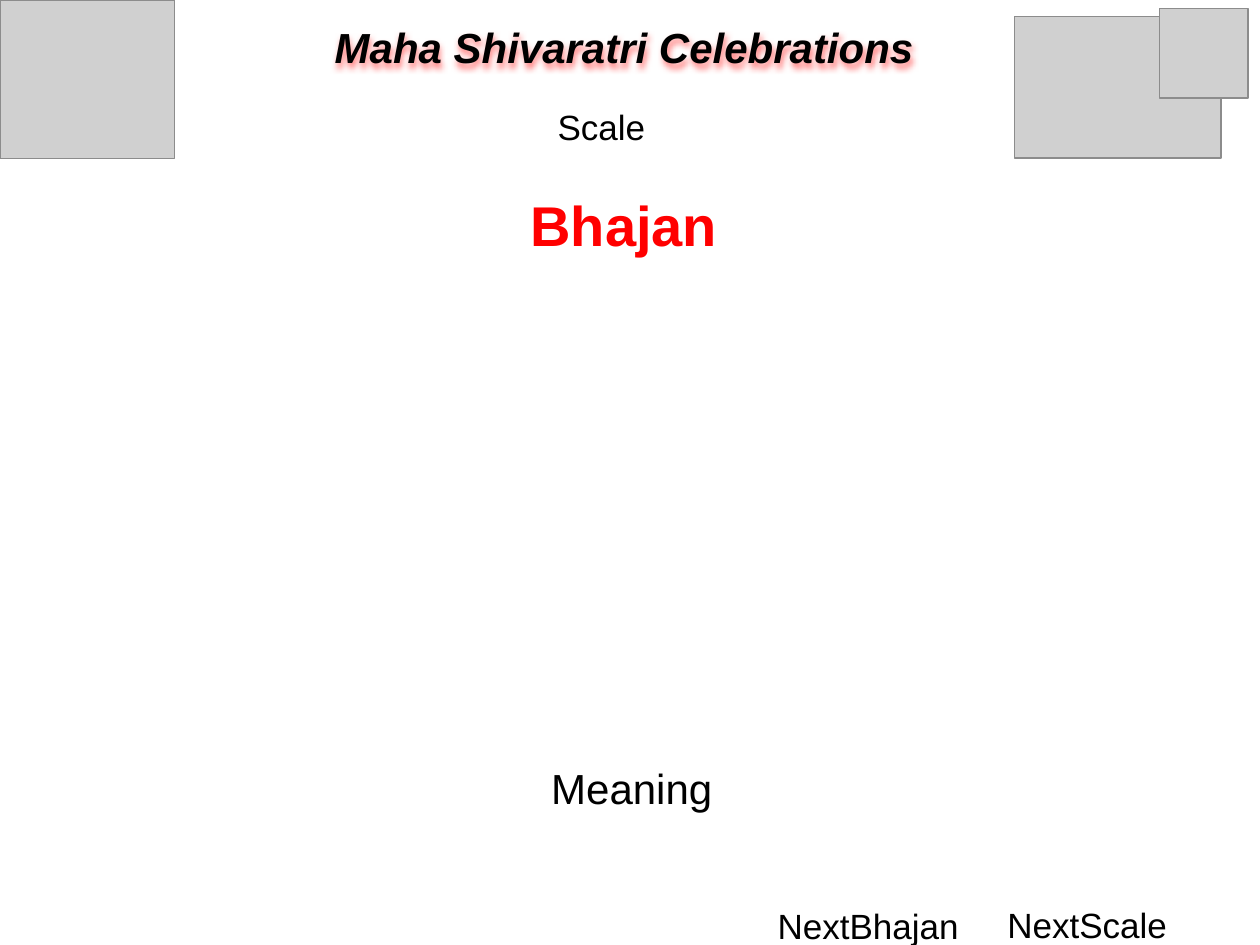
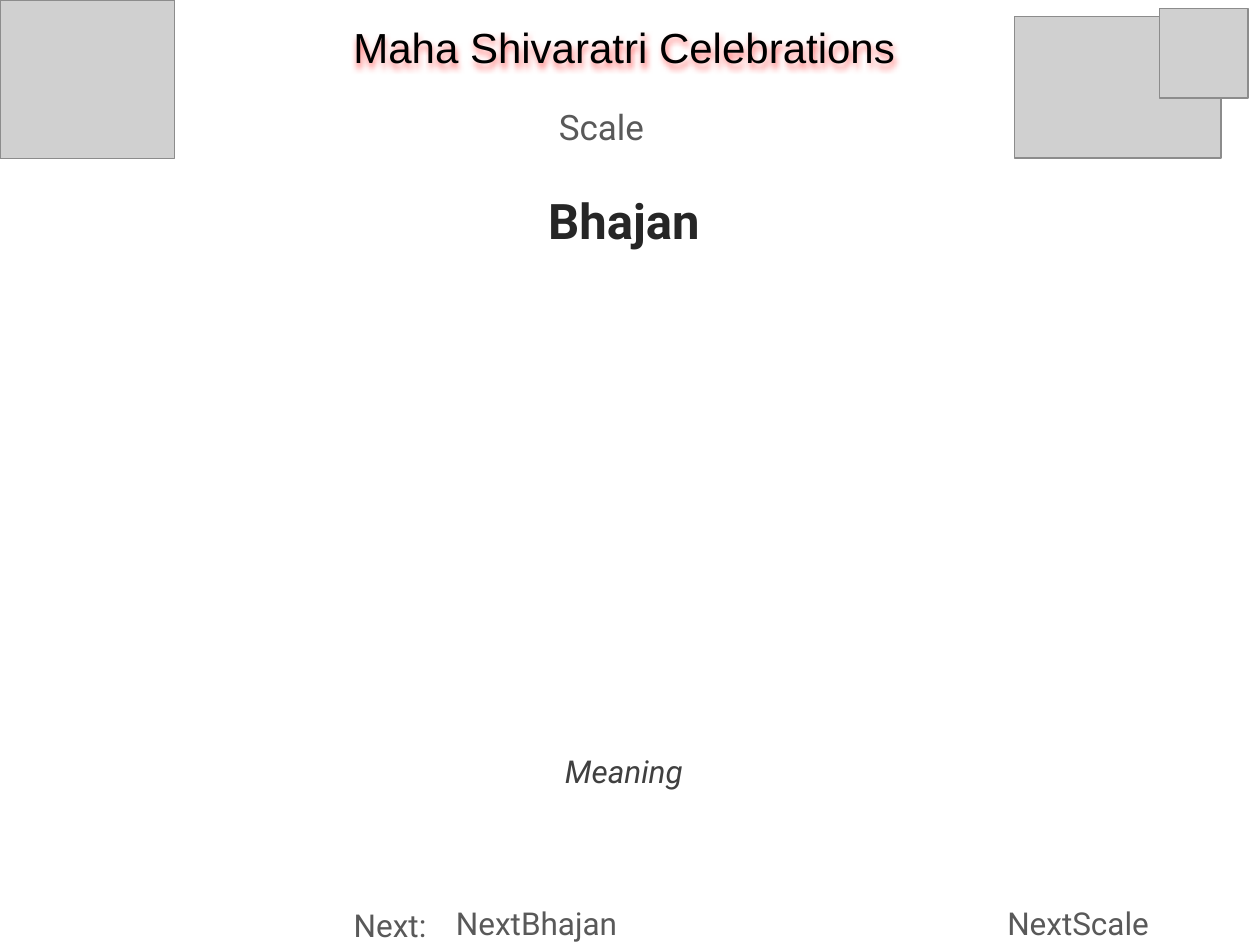
Before and after one commit to rkanadam/saibhajanmaker, a slide deck: slide 1 of WebContent/WEB-INF/templates/Shivaratri2019/master.pptx. Drawn at 1260x945 pixels with LibreOffice and Linux fonts; fonts in the diff are those of the drawing; grey boxes stand for pictures. Boxes give left, top, right and bottom in pixels: in the first picture for what was removed or moved away, otherwise in the second. Text is boxed around its words. In the diff, an @@ line names an element or a change of style, - is before the commit and + after.

Commit message:
Fixing master

```diff
--- a/WebContent/WEB-INF/templates/Shivaratri2019/master.pptx
+++ b/WebContent/WEB-INF/templates/Shivaratri2019/master.pptx
@@ text "Maha Shivaratri Celebrations" at box(353, 32, 895, 64): bold off, italic off @@
@@ text "Scale" at box(559, 113, 644, 141): font Arial to Roboto, text colour #000000 to #595959 @@
@@ text "Bhajan" at box(548, 202, 699, 250): size 32 to 28 pt, font Arial to Roboto, text colour #FF0000 to #262626 @@
@@ subtitle "Meaning" at box(565, 760, 683, 790): size 24 to 18 pt, font Arial to Roboto, text colour #000000 to #404040, italic on; indent changed; line spacing 1 to 0.9; more space between paragraphs @@
@@ text "NextBhajan": place and size @@
-text "NextBhajan" at box(778, 913, 959, 945)
+text "NextBhajan" at box(456, 911, 617, 942)
@@ text "NextBhajan" at box(456, 911, 617, 942): size 20 to 18 pt, font Arial to Roboto, text colour #000000 to #595959; alignment right to left @@
@@ text "NextScale" at box(1007, 911, 1149, 936): size 20 to 18 pt, font Arial to Roboto, text colour #000000 to #595959 @@
@@ text added at box(354, 914, 427, 938), 18 pt, text #595959 @@
+Next:
```
